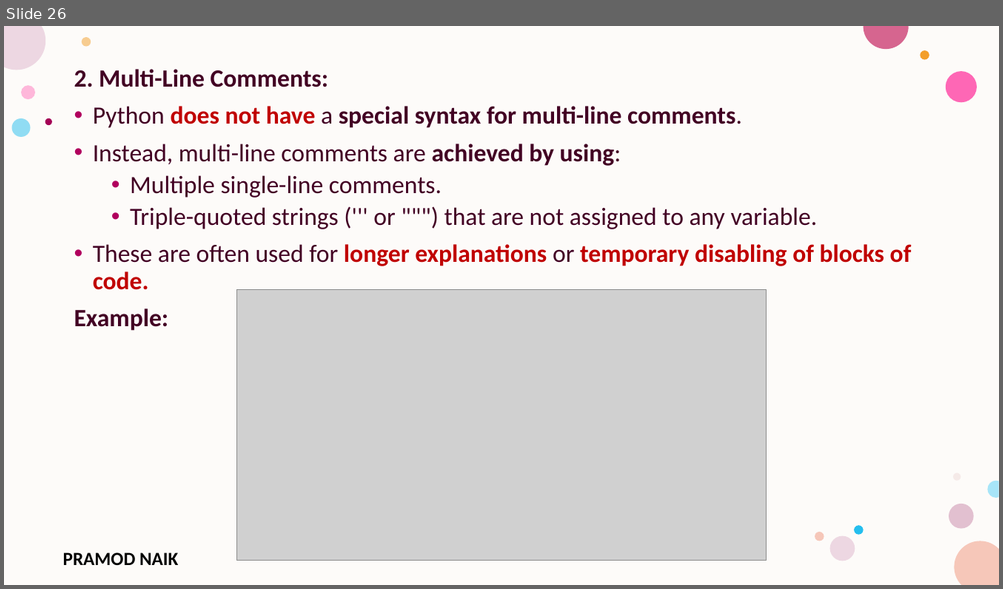
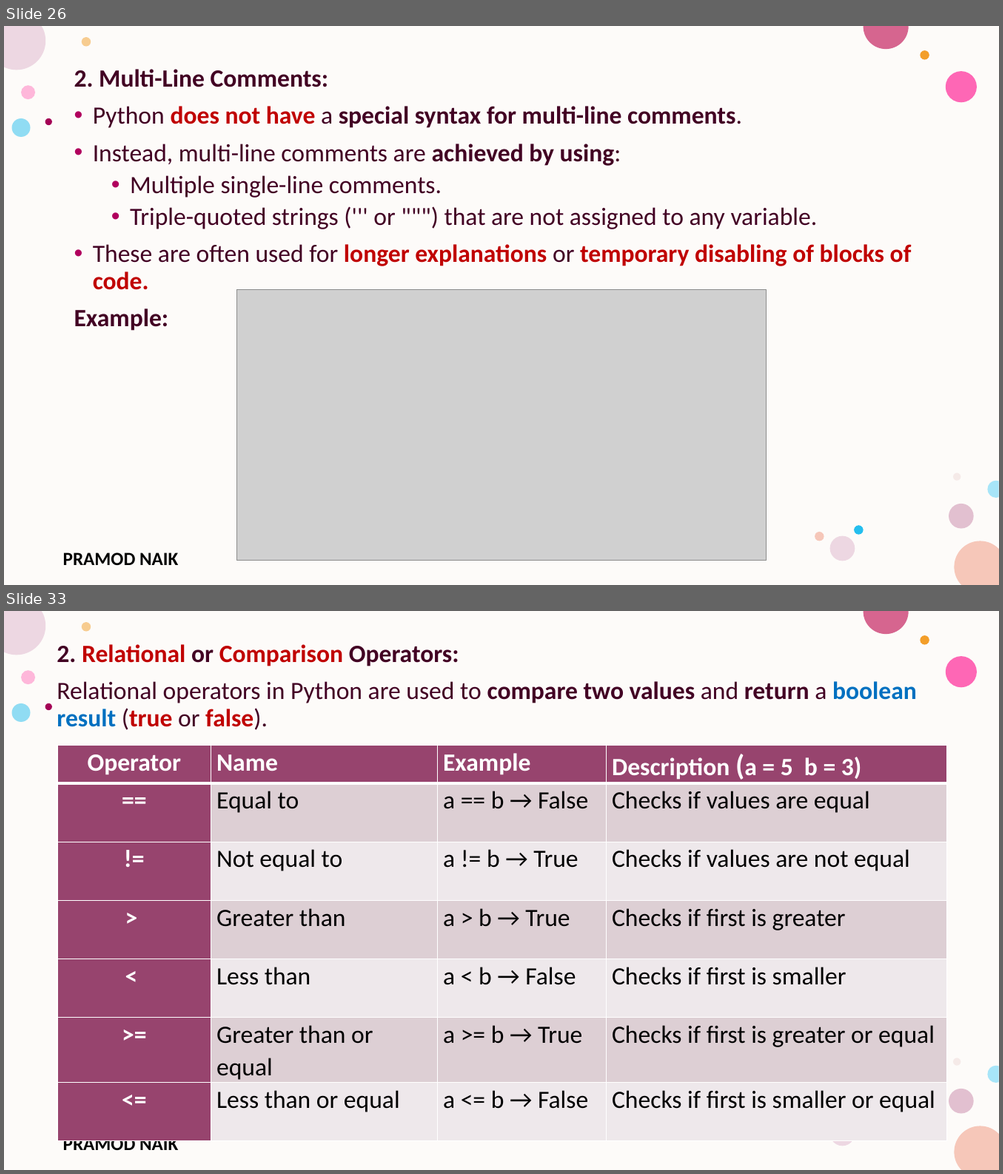
Before and after one commit to PRAMOD-VISHNU-NAIK/MCA-4th-Sem-Python-Shridevi-College, a slide deck: Theory Class-Notes/Module-1 Python Basic Concepts and Programming.pptx. Shown one above the other, each under a label of ours: slide 26 before the commit, slides 26 and 33 after it; the slides between them are not shown. The pictures are 1003x589 and 1003x1174 pixels, drawn with LibreOffice and Linux fonts; fonts in the diff are those of the drawing; grey boxes stand for pictures; background and template pictures are left out. Boxes give left, top, right and bottom in pixels: in the first picture for what was removed or moved away, otherwise in the second. Text is boxed around its words. In the diff, an @@ line names an element or a change of style, - is before the commit and + after.

```diff
--- a/Theory Class-Notes/Module-1 Python Basic Concepts and Programming.pptx
+++ b/Theory Class-Notes/Module-1 Python Basic Concepts and Programming.pptx
@@ slide 33 added at bbox=[4, 611, 999, 1170], background #FFFFFF; not listed: 17 template elements that a slide beside it also shows @@
@@ text added at bbox=[57, 644, 916, 730], 24 pt, text #420023, bold @@
+2. Relational or Comparison Operators:
+Relational operators in Python are used to compare two values and return a boolean result (true or false).
@@ table added at bbox=[57, 745, 946, 1137], 7 rows, 4 columns @@
+Operator | Name | Example | Description (a = 5 b = 3)
+== | Equal to | a == b → False | Checks if values are equal
+!= | Not equal to | a != b → True | Checks if values are not equal
+> | Greater than | a > b → True | Checks if first is greater
+< | Less than | a < b → False | Checks if first is smaller
+>= | Greater than or equal | a >= b → True | Checks if first is greater or equal
+<= | Less than or equal | a <= b → False | Checks if first is smaller or equal
```
Also in this commit, not shown: 4 slides changed, 74 other slides added, 1 other file.
